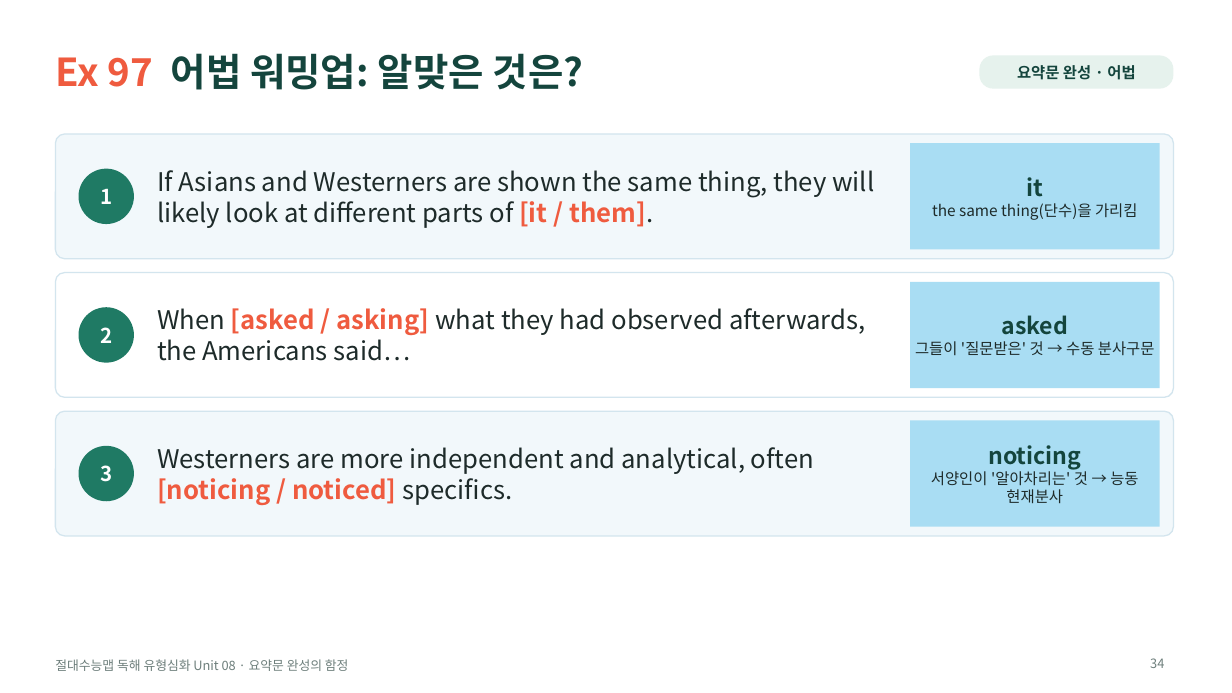
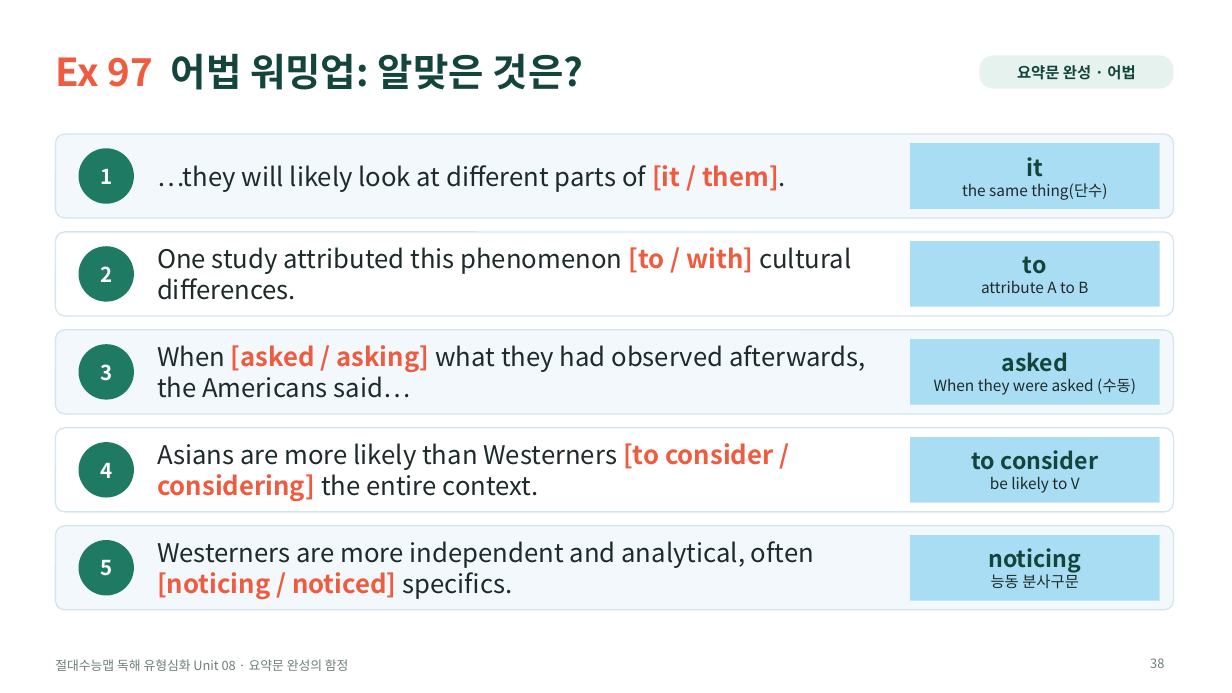
Before and after one commit to HUFSDavid/HUFSDavid, a slide deck: slide 38 of 절대수능맵_독해유형심화_Unit08_수업PPT.pptx (slide 34 before the commit). Drawn at 1232x693 pixels with LibreOffice and Linux fonts; fonts in the diff are those of the drawing. Boxes give left, top, right and bottom in pixels: in the first picture for what was removed or moved away, otherwise in the second. Text is boxed around its words. In the diff, an @@ line names an element or a change of style, - is before the commit and + after.

```diff
--- a/절대수능맵_독해유형심화_Unit08_수업PPT.pptx
+++ b/절대수능맵_독해유형심화_Unit08_수업PPT.pptx
@@ rounded rectangle: place and size @@
-rounded rectangle at (55,134,1174,259)
+rounded rectangle at (55,134,1174,218)
@@ ellipse "1": place and size @@
-ellipse "1" at (79,168,134,224)
+ellipse "1" at (79,148,134,203)
@@ rectangle "it": place and size @@
-rectangle "it" at (910,143,1160,250)
+rectangle "it" at (910,143,1160,209)
@@ text at (157,165,786,192): text changed @@
-If Asians and Westerners are shown the same thing, they will likely look at different parts of [it / them].
+…they will likely look at different parts of [it / them].
@@ text in rectangle at (962,183,1107,200): text changed @@
-the same thing(단수)을 가리킴
+the same thing(단수)
@@ rounded rectangle: place and size @@
-rounded rectangle at (55,273,1174,397)
+rounded rectangle at (55,232,1174,316)
@@ ellipse "2": place and size @@
-ellipse "2" at (79,308,134,363)
+ellipse "2" at (79,247,134,302)
@@ text added at (157,247,851,300), 20 pt, text #1E2B2A @@
+One study attributed this phenomenon [to / with] cultural differences.
@@ rectangle "to": place and size @@
-rectangle "to" at (910,282,1160,388)
+rectangle "to" at (910,241,1160,307)
@@ text in rectangle at (981,256,1088,293): text changed @@
-asked
-그들이 '질문받은' 것 → 수동 분사구문
+to
+attribute A to B
@@ proportions changed in 3 elements at (55,134,1174,218), (55,232,1174,316), (55,330,1174,414) @@
@@ rounded rectangle: place and size @@
-rounded rectangle at (55,411,1174,536)
+rounded rectangle at (55,330,1174,414)
@@ ellipse "3": place and size @@
-ellipse "3" at (79,446,134,502)
+ellipse "3" at (79,345,134,400)
@@ text "When [asked / asking] what ...": place and size @@
-text "When [asked / asking] what ..." at (157,308,865,361)
+text "When [asked / asking] what ..." at (157,345,865,398)
@@ rectangle "asked": place and size @@
-rectangle "asked" at (910,421,1160,527)
+rectangle "asked" at (910,339,1160,405)
@@ text in rectangle at (934,352,1136,395): text changed @@
-noticing
-서양인이 '알아차리는' 것 → 능동 현재분사
+asked
+When they were asked (수동)
@@ rounded rectangle added at (55,428,1174,512), fill #FFFFFF, outline #D3E5EE 1 pt @@
@@ ellipse added at (79,443,134,498), fill #1F7A64, 16 pt, text #FFFFFF, bold @@
+4
@@ text added at (157,443,774,501), 20 pt, text #1E2B2A @@
+Asians are more likely than Westerners [to consider / considering] the entire context.
@@ rectangle added at (910,437,1160,503), fill #A9DDF3, 12 pt, text #1E2B2A @@
+to consider
+be likely to V
@@ rounded rectangle added at (55,526,1174,610), fill #F2F8FB, outline #D3E5EE 1 pt @@
@@ text "Westerners are more independent and ...": place and size @@
-text "Westerners are more independent and ..." at (157,447,814,505)
+text "Westerners are more independent and ..." at (157,541,814,599)
@@ rectangle added at (910,535,1160,601), fill #A9DDF3, 18 pt, text #14453D, bold @@
+noticing
+능동 분사구문
@@ ellipse added at (79,540,134,595), fill #1F7A64, 16 pt, text #FFFFFF, bold @@
+5
@@ page number at (1150,658,1164,668): text changed @@
-34
+38
```
Also in this commit, not shown: 38 other slides changed, 16 slides added, 15 slides removed, 3 other files.
